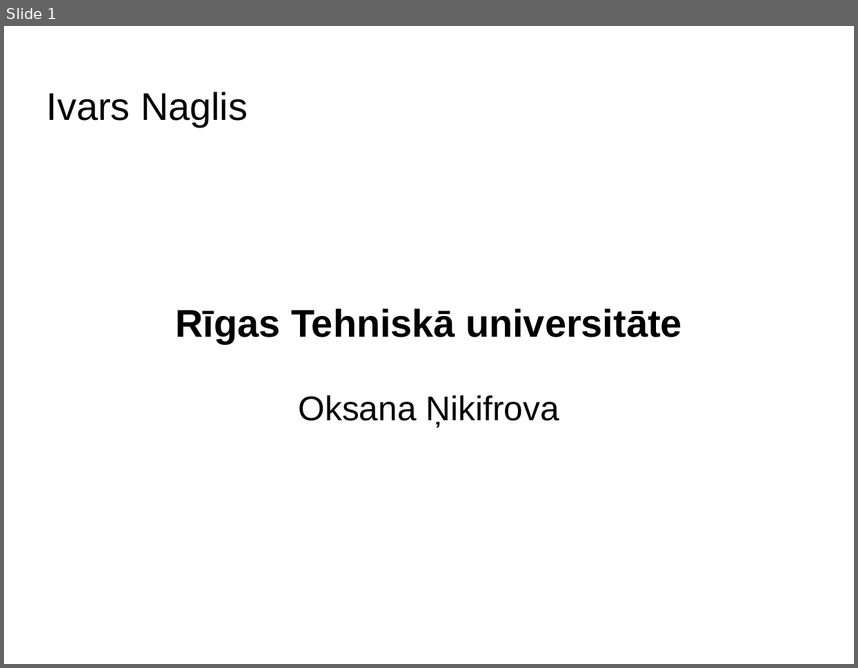
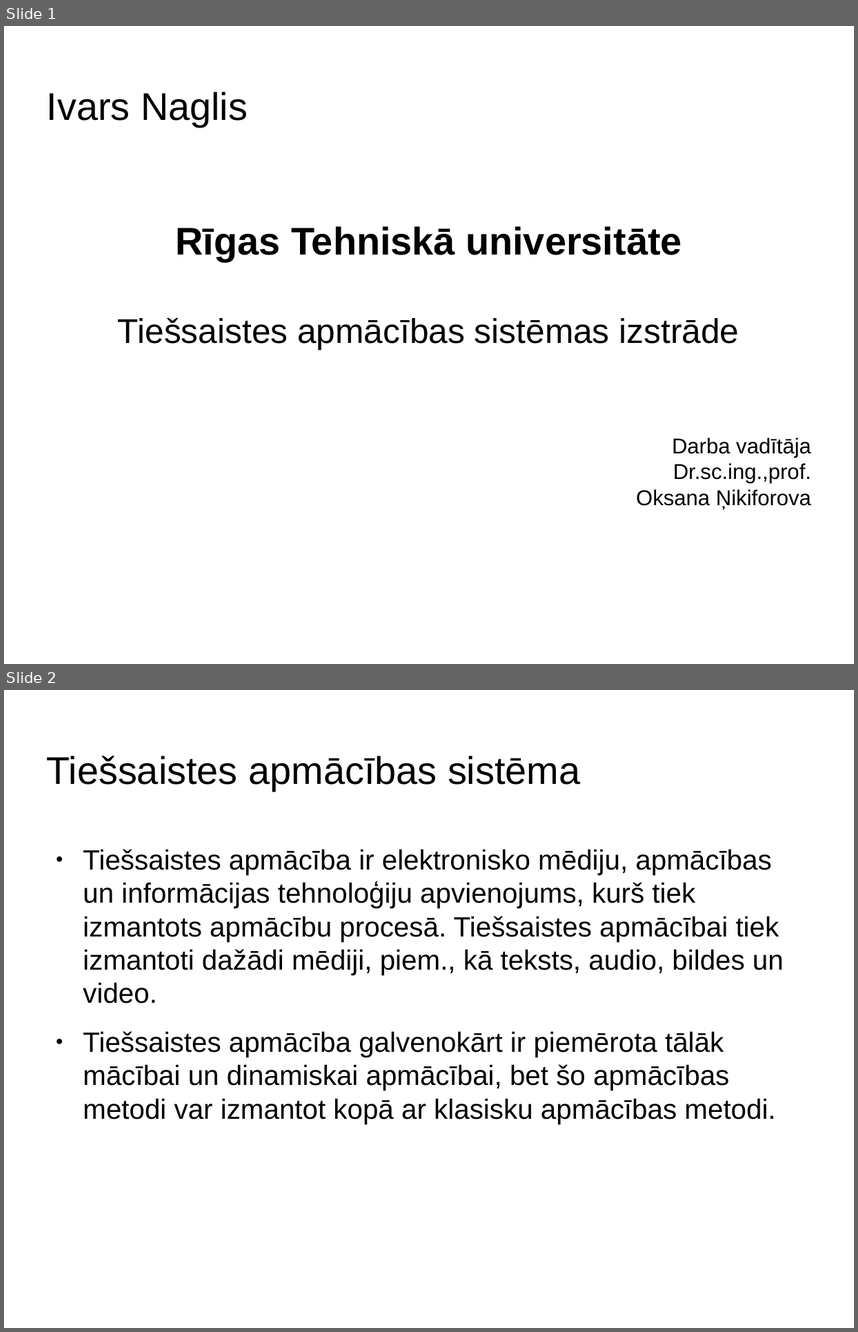
Before and after one commit to stabone/lore-parit, a slide deck: presentatio.odp. Shown one above the other, each under a label of ours: slide 1 before the commit, slides 1 and 2 after it. The pictures are 858x668 and 858x1332 pixels, drawn with LibreOffice and Linux fonts; fonts in the diff are those of the drawing; background and template pictures are left out. Boxes give left, top, right and bottom in pixels: in the first picture for what was removed or moved away, otherwise in the second. Text is boxed around its words. In the diff, an @@ line names an element or a change of style, - is before the commit and + after.

```diff
--- a/presentatio.odp
+++ b/presentatio.odp
@@ slide 2 added at (4,690,854,1328), background picture (left out) @@
@@ title added at (47,756,580,791), 36 pt, text #000000 @@
+Tiešsaistes apmācības sistēma
@@ text added at (83,849,784,1124), 26 pt, text #000000 @@
+● Tiešsaistes apmācība ir elektronisko mēdiju, apmācības un informācijas tehnoloģiju apvienojums, kurš tiek izmantots apmācību procesā. Tiešsaistes apmācībai tiek izmantoti dažādi mēdiji, piem., kā teksts, audio, bildes un video.
+● Tiešsaistes apmācība galvenokārt ir piemērota tālāk mācībai un dinamiskai apmācībai, bet šo apmācības metodi var izmantot kopā ar klasisku apmācības metodi.
@@ slide 1 changed as well @@
@@ subtitle at (118,317,811,509): text changed; size 32 to 20 pt @@
-Oksana Ņikifrova
+Tiešsaistes apmācības sistēmas izstrāde
+Darba vadītāja
+Dr.sc.ing.,prof.
+Oksana Ņikiforova
```
Also in this commit, not shown: 3 other slides changed, 4 other slides added, 2 slides removed.
